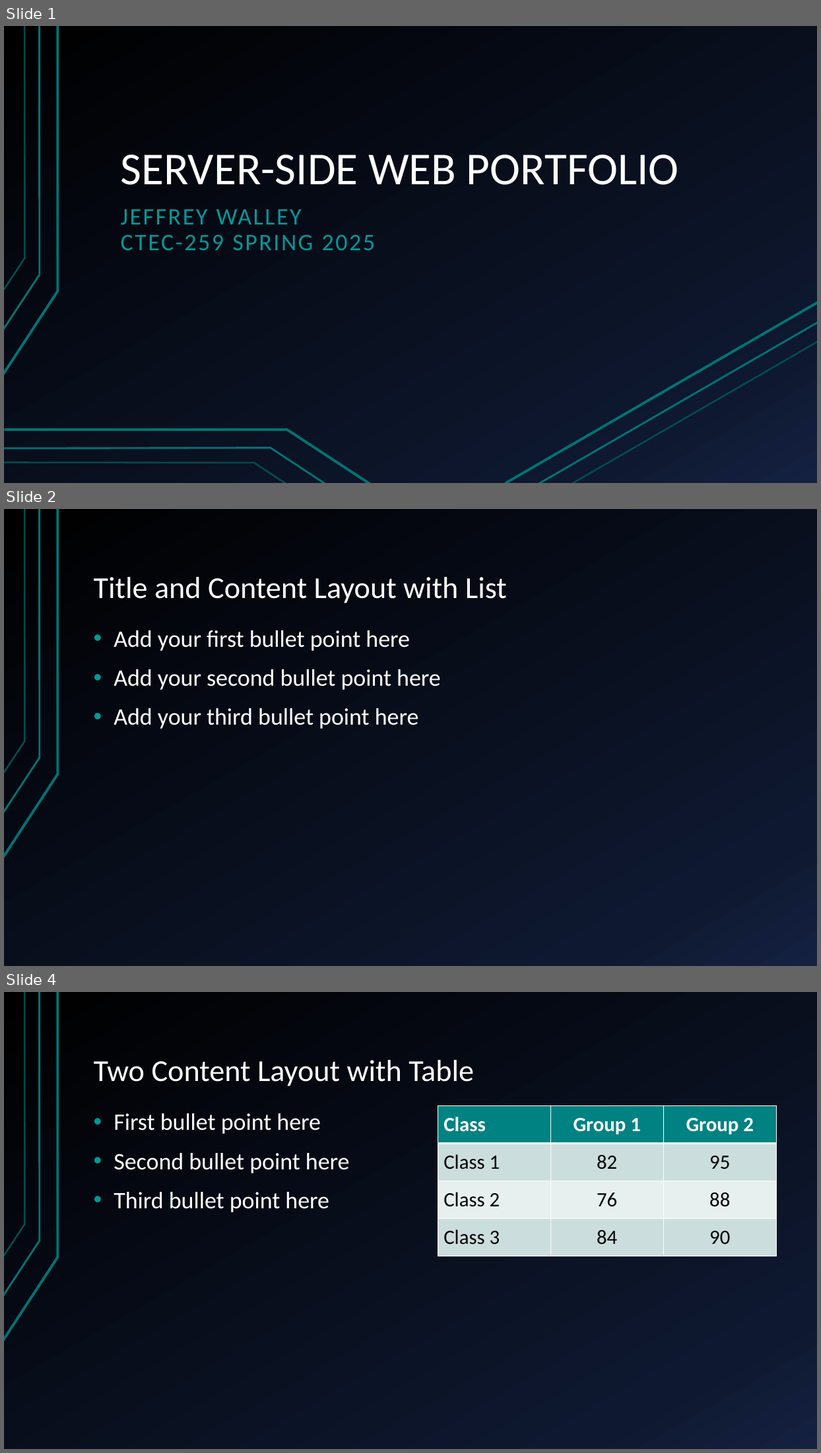
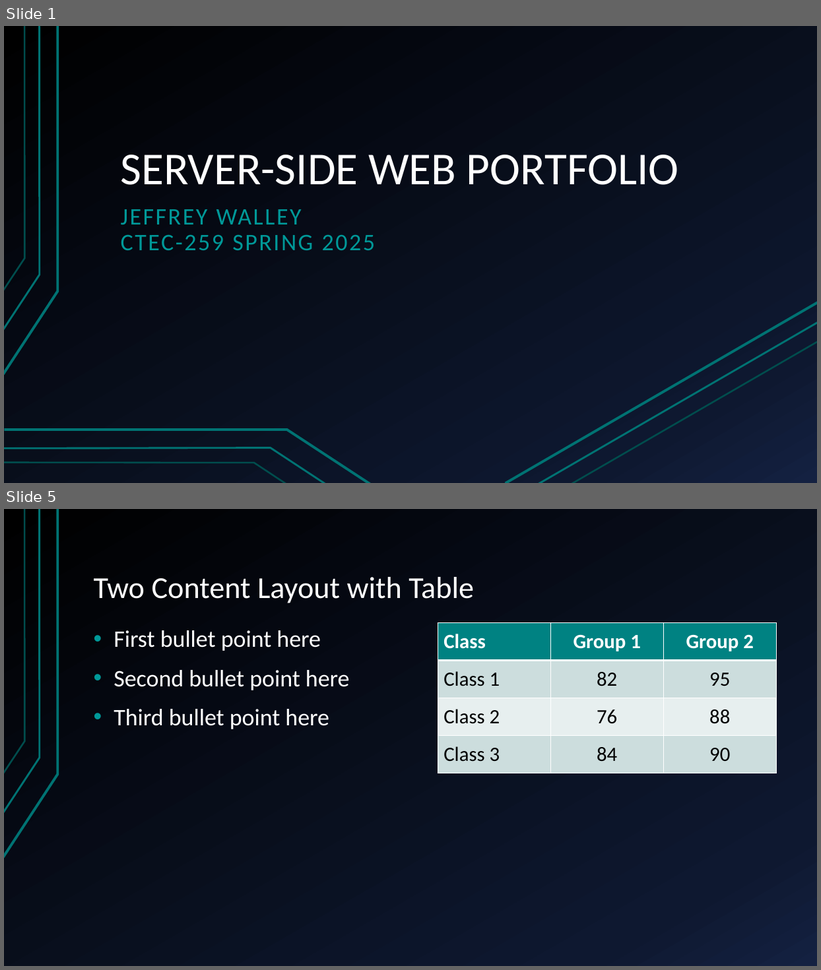
Before and after one commit to Ploppa-Smurph/projects, a slide deck: python/259_projects/portfolio/portfolio_01.pptx. Shown one above the other, each under a label of ours: slides 1, 2 and 4 before the commit, slides 1 and 5 after it; the slides between them are not shown. The pictures are 821x1453 and 821x970 pixels, drawn with LibreOffice and Linux fonts; fonts in the diff are those of the drawing. Boxes give left, top, right and bottom in pixels: in the first picture for what was removed or moved away, otherwise in the second. Text is boxed around its words. In the diff, an @@ line names an element or a change of style, - is before the commit and + after.

```diff
--- a/python/259_projects/portfolio/portfolio_01.pptx
+++ b/python/259_projects/portfolio/portfolio_01.pptx
@@ slide 2 removed at [4,509,817,966], background gradient #000000 to #0F1931 to #142242; not listed: 3 template elements that a slide beside it also shows @@
@@ title removed at [94,577,507,603] @@
-Title and Content Layout with List
@@ text removed at [114,630,441,729] @@
-• Add your first bullet point here
-• Add your second bullet point here
-• Add your third bullet point here
@@ what was slide 4 is now slide 5 @@
```
Also in this commit, not shown: 2 slides changed, 3 slides added, 1 other slide removed.
